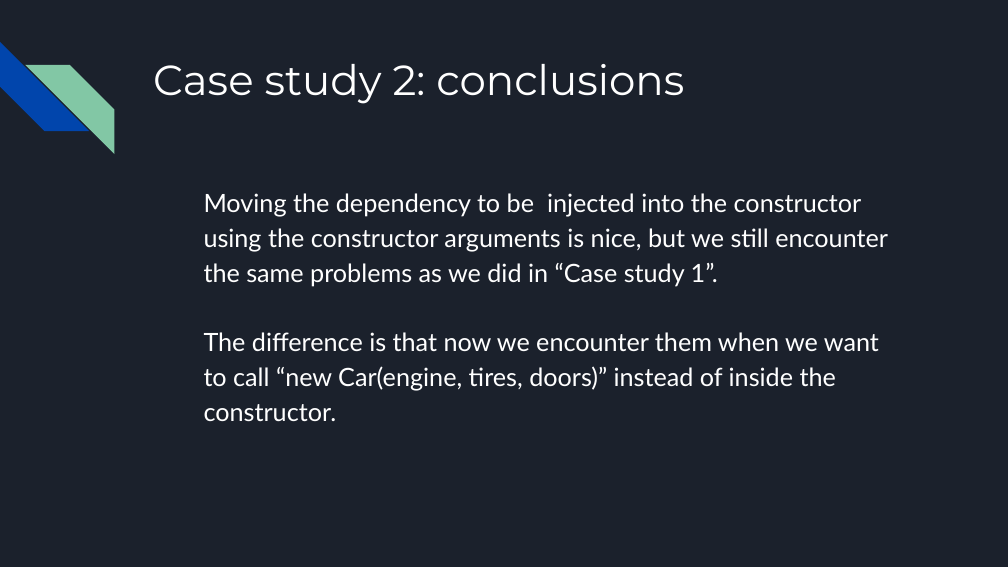
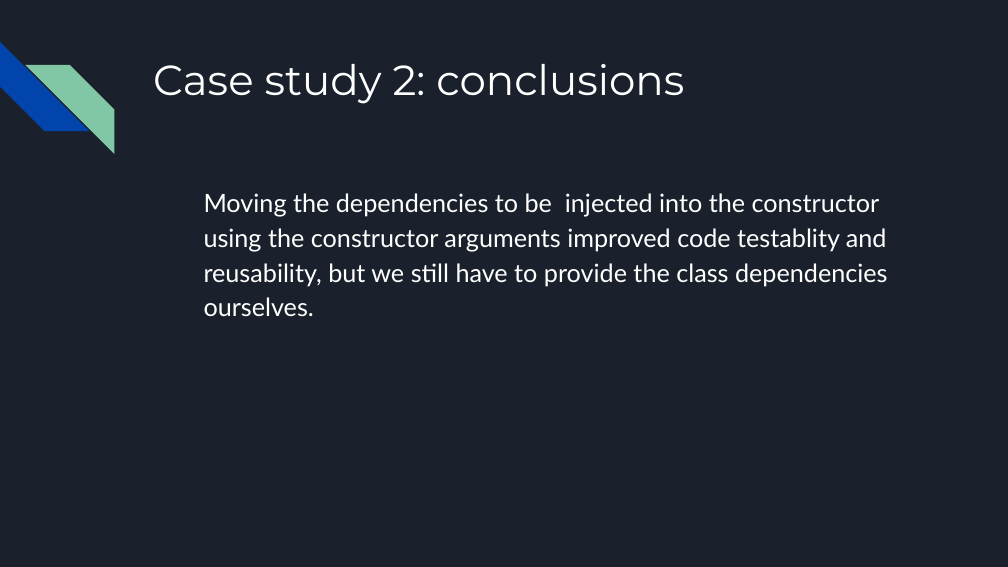
Before and after one commit to omrizloof/design-patterns, a slide deck: slide 10 of Dependency Injection.pptx (slide 11 before the commit). Drawn at 1008x567 pixels with LibreOffice and Linux fonts; fonts in the diff are those of the drawing. Boxes give left, top, right and bottom in pixels: in the first picture for what was removed or moved away, otherwise in the second. Text is boxed around its words. In the diff, an @@ line names an element or a change of style, - is before the commit and + after.

```diff
--- a/Dependency Injection.pptx
+++ b/Dependency Injection.pptx
@@ text at (204,193,888,316): text changed @@
-Moving the dependency to be injected into the constructor using the constructor arguments is nice, but we still encounter the same problems as we did in “Case study 1”.
-The difference is that now we encounter them when we want to call “new Car(engine, tires, doors)” instead of inside the constructor.
+Moving the dependencies to be injected into the constructor using the constructor arguments improved code testablity and reusability, but we still have to provide the class dependencies ourselves.
```
Also in this commit, not shown: 1 other slide changed, 1 slide removed.
